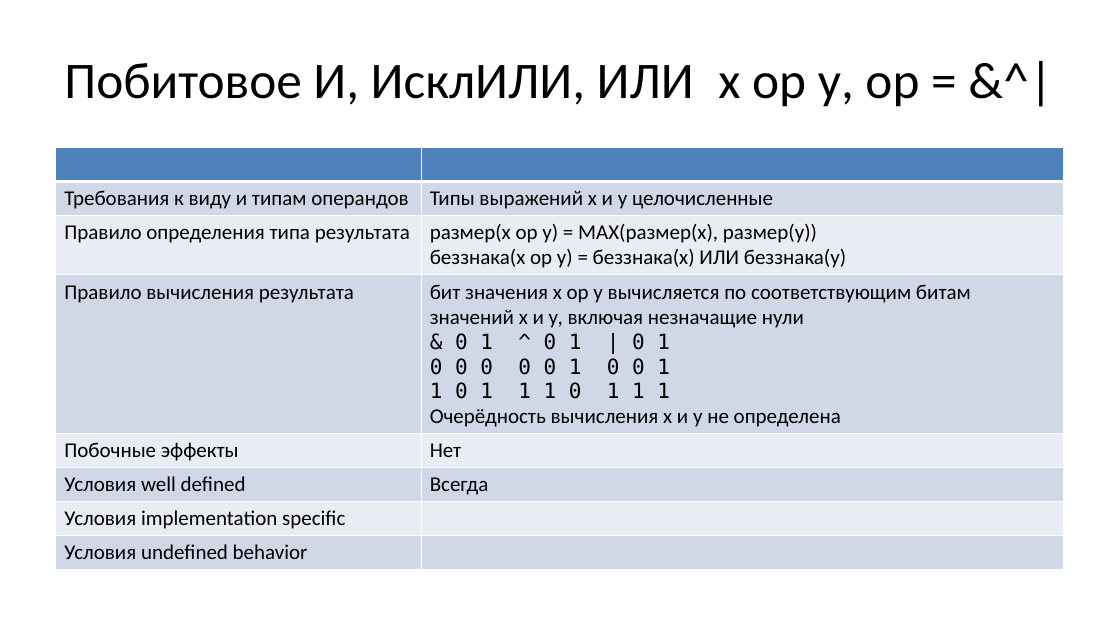
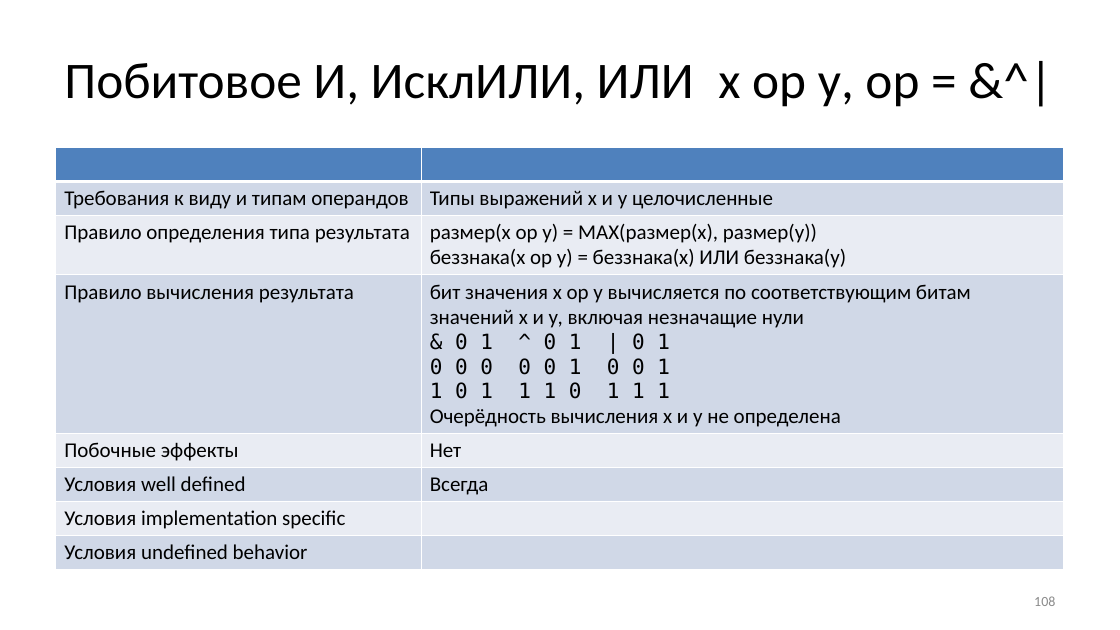
Before and after one commit to Evgueni-Petrov-aka-espetrov/Algorithms-and-Programming-in-C-pptx, a slide deck: slide 108 of 04 Выражения.pptx. Drawn at 1120x630 pixels with LibreOffice and Linux fonts; fonts in the diff are those of the drawing. Boxes give left, top, right and bottom in pixels: in the first picture for what was removed or moved away, otherwise in the second. Text is boxed around its words. In the diff, an @@ line names an element or a change of style, - is before the commit and + after.

```diff
--- a/04 Выражения.pptx
+++ b/04 Выражения.pptx
@@ page number added at bbox=[1034, 596, 1055, 606], 12 pt, text #8C8C8C @@
+108
```
Also in this commit, not shown: 111 other slides changed, 1 other file.
